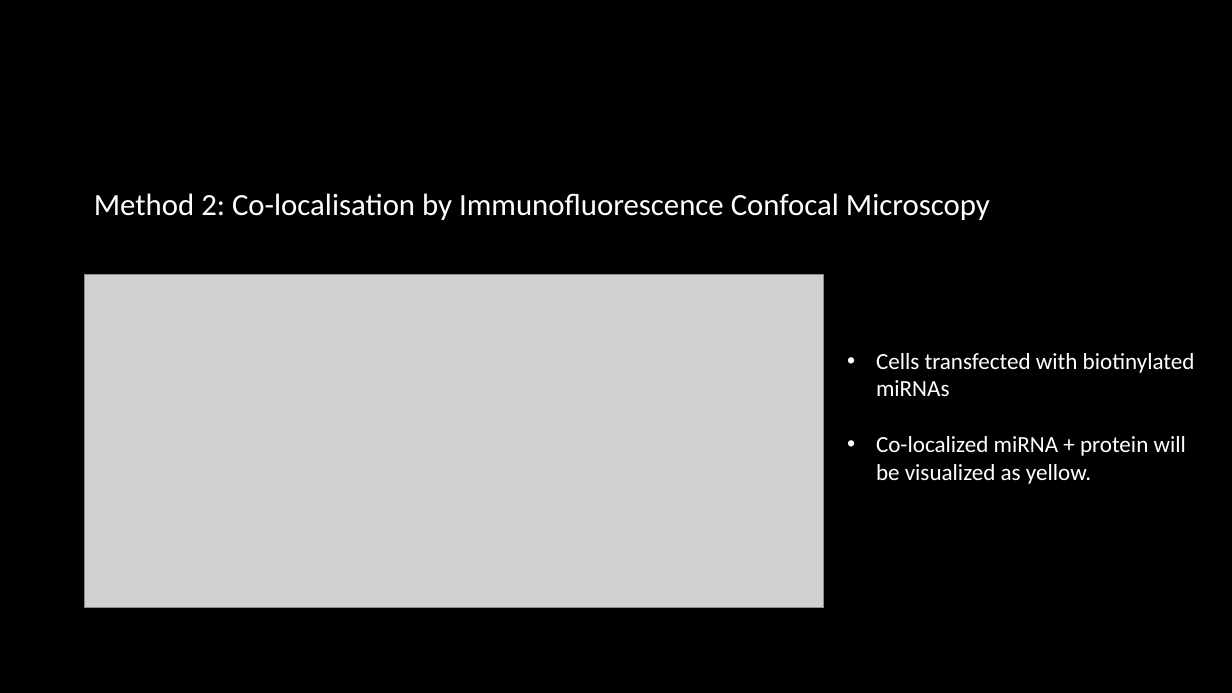
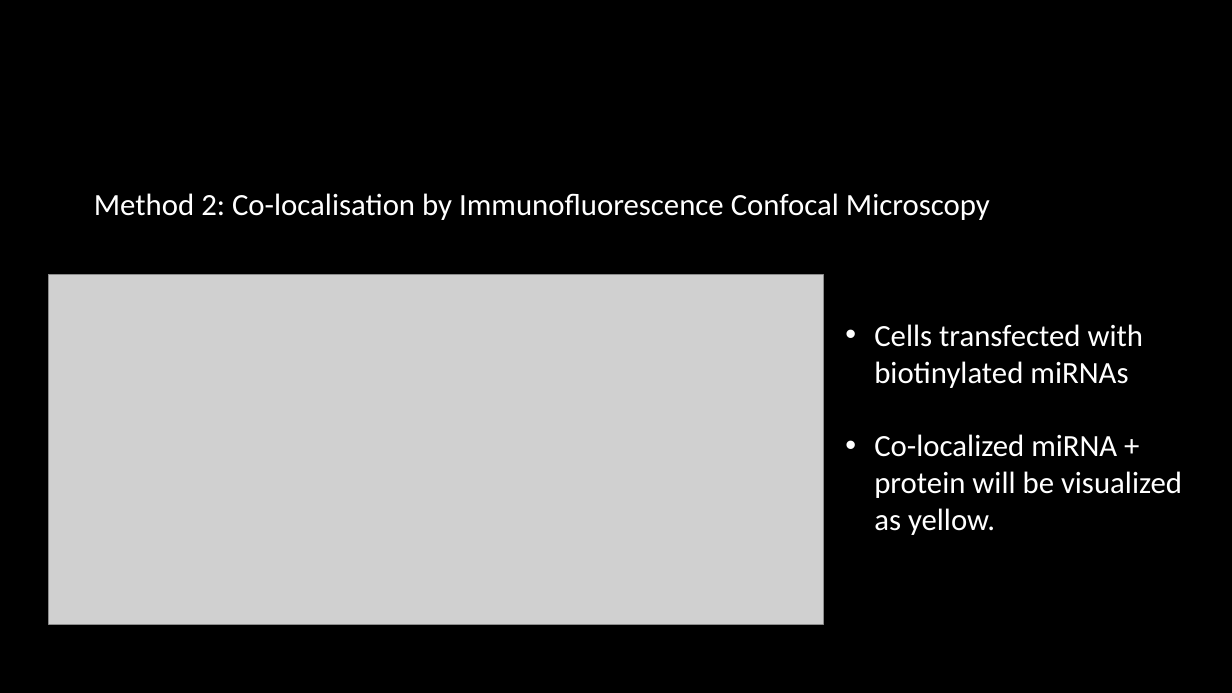
Before and after one commit to HarleyRobinson/Honours2, a slide deck: slide 14 of BackgroundInfo/Selective export of microRNA via extracellular vesicles.pptx. Drawn at 1232x693 pixels with LibreOffice and Linux fonts; fonts in the diff are those of the drawing; grey boxes stand for pictures; background and template pictures are left out. Boxes give left, top, right and bottom in pixels: in the first picture for what was removed or moved away, otherwise in the second. Text is boxed around its words. In the diff, an @@ line names an element or a change of style, - is before the commit and + after.

```diff
--- a/BackgroundInfo/Selective export of microRNA via extracellular vesicles.pptx
+++ b/BackgroundInfo/Selective export of microRNA via extracellular vesicles.pptx
@@ picture: place and size @@
-picture at bbox=[85, 274, 824, 607]
+picture at bbox=[48, 274, 823, 624]
@@ text "Cells transfected with biotinylated miRNAs": place and size @@
-text "Cells transfected with biotinylated miRNAs" at bbox=[876, 353, 1195, 484]
+text "Cells transfected with biotinylated miRNAs" at bbox=[874, 324, 1182, 535]
@@ text "Cells transfected with biotinylated miRNAs" at bbox=[874, 324, 1182, 535]: size 18 to 24 pt @@
```
Also in this commit, not shown: 5 other slides changed, 25 other files.
